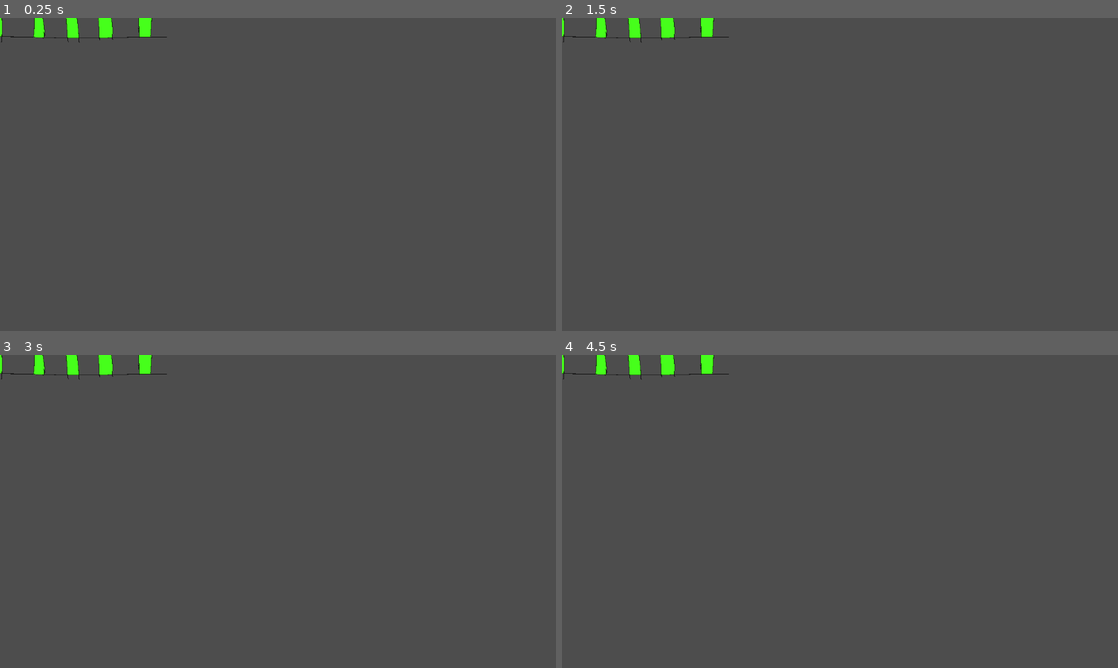
Above: before the commit, frames 1-4 (two rows, left to right).
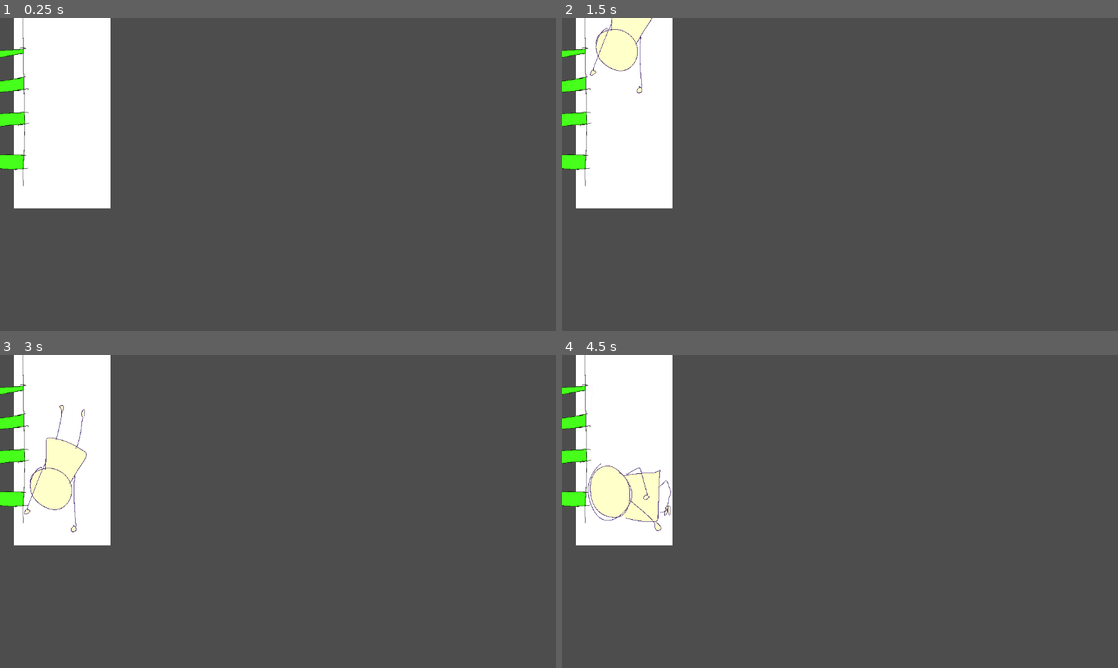
Above: after the commit, the same moments.

Repository: waffle-around/murphys-law
Game: Godot game, scene res://game objects/Misfortune events/ladder2.tscn
Same seed, same stepped clock (60 frames per second), same inputs: the game is played once before the commit and once after it. This scene is started directly instead of the project's main scene.
Inputs:
- Up to frame 1 (0.25 s): no input
- Up to frame 2 (1.5 s): tap Enter (ui_accept) at 0.5, 0.77 s; hold X (Activate Aura) 0.53-1.28 s; hold Right (ui_right) from 0.53 s (still down); tap X (Activate Aura) at 1.35 s
- Up to frame 3 (3 s): tap Enter (ui_accept) at 1.52 s; release Right (ui_right) at 2.03 s; hold Left (ui_left) 2.03-2.78 s; hold X (Activate Aura) 2.03-2.78 s; hold Right (ui_right) from 2.78 s (still down); tap X (Activate Aura) at 2.85 s
- Up to frame 4 (4.5 s): tap Enter (ui_accept) at 3.02, 3.77 s; hold X (Activate Aura) 3.53-4.28 s; release Right (ui_right) at 4.28 s; hold Left (ui_left) from 4.28 s (still down); tap X (Activate Aura) at 4.35 s

The runs differ from the first frame. In frame 1, 11% of the frame differs, in the area x 0-30%, y 0-61%; in frame 2, 11%; in frame 3, 11%; in frame 4, 11%.

Commit message:
ladder animation complete-ish

Diff:
--- a/game objects/Misfortune events/ladder2.tscn
+++ b/game objects/Misfortune events/ladder2.tscn
@@ -1,15 +1,54 @@
 [gd_scene format=3 uid="uid://cgsvvsvg33kld"]
 
-[ext_resource type="Texture2D" uid="uid://drq0tcdswq1bd" path="res://art assets/Ladder 2.png" id="1_ggw6q"]
+[ext_resource type="Texture2D" uid="uid://b4txrqyrmm0it" path="res://art assets/Ladder fall 1.png" id="1_u2u6y"]
+[ext_resource type="Texture2D" uid="uid://b62yjd8n1i17n" path="res://art assets/Ladder fall 2.png" id="2_36hwc"]
+[ext_resource type="Texture2D" uid="uid://df3vcey5h2ah4" path="res://art assets/Ladder fall 3.png" id="3_t2e5o"]
+[ext_resource type="Texture2D" uid="uid://db0thr8k6ac8r" path="res://art assets/Ladder fall 4.png" id="4_4j7of"]
+[ext_resource type="Texture2D" uid="uid://dihbhy17tolig" path="res://art assets/Ladder  fall 5.png" id="5_tdps1"]
+[ext_resource type="Texture2D" uid="uid://dmrrfqirhbuo" path="res://art assets/Ladder fall 6.png" id="6_awera"]
+[ext_resource type="Texture2D" uid="uid://cnvfrwposq6ot" path="res://art assets/Ladder 1.png" id="7_s4mqi"]
 
 [sub_resource type="RectangleShape2D" id="RectangleShape2D_rksdr"]
-size = Vector2(671, 120)
+size = Vector2(193, 801)
+
+[sub_resource type="SpriteFrames" id="SpriteFrames_c4fud"]
+animations = [{
+"frames": [{
+"duration": 1.0,
+"texture": ExtResource("1_u2u6y")
+}, {
+"duration": 1.0,
+"texture": ExtResource("2_36hwc")
+}, {
+"duration": 1.0,
+"texture": ExtResource("3_t2e5o")
+}, {
+"duration": 1.0,
+"texture": ExtResource("4_4j7of")
+}, {
+"duration": 1.0,
+"texture": ExtResource("5_tdps1")
+}, {
+"duration": 1.0,
+"texture": ExtResource("6_awera")
+}],
+"loop": 1,
+"name": &"default",
+"speed": 5.0
+}]
 
 [node name="ladder2" type="Area2D" unique_id=1828095836]
 
-[node name="Sprite2D" type="Sprite2D" parent="." unique_id=1649401420]
-texture = ExtResource("1_ggw6q")
+[node name="CollisionShape2D" type="CollisionShape2D" parent="." unique_id=1027295525]
+position = Vector2(-2.5, 0.5)
+shape = SubResource("RectangleShape2D_rksdr")
 
-[node name="CollisionShape2D" type="CollisionShape2D" parent="." unique_id=1027295525]
-position = Vector2(21.5, -9)
-shape = SubResource("RectangleShape2D_rksdr")
+[node name="AnimatedSprite2D" type="AnimatedSprite2D" parent="." unique_id=1978914987]
+position = Vector2(129, -6)
+sprite_frames = SubResource("SpriteFrames_c4fud")
+autoplay = "default"
+frame_progress = 0.5465185
+
+[node name="Sprite2D" type="Sprite2D" parent="." unique_id=1472220744]
+position = Vector2(-17, -4)
+texture = ExtResource("7_s4mqi")
